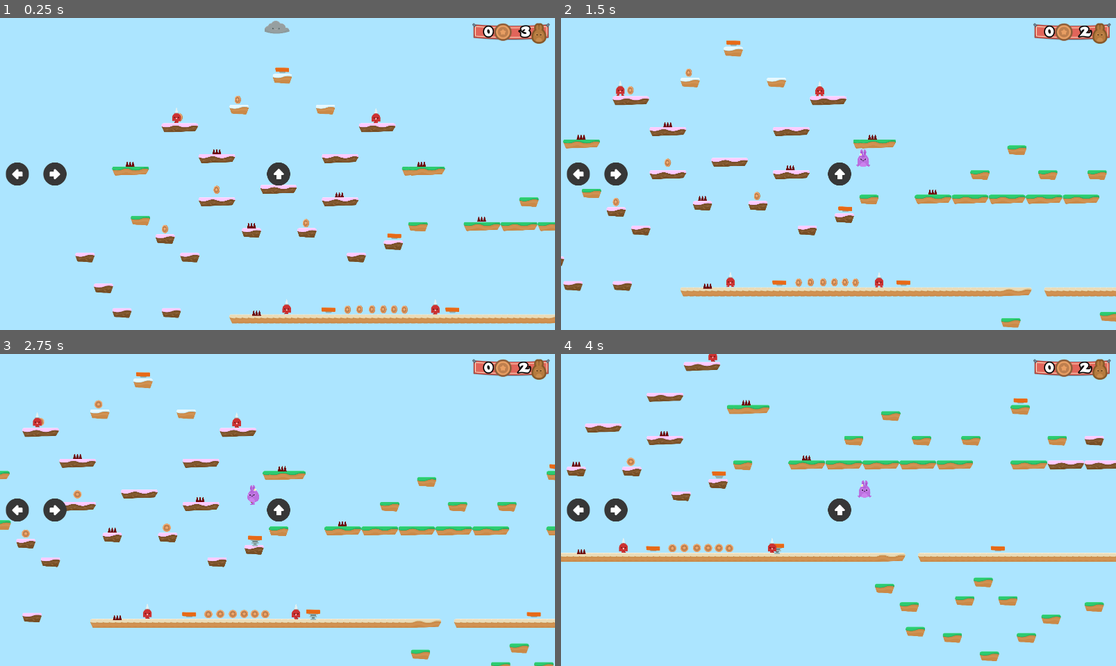
Above: before the commit, frames 1-4 (two rows, left to right).
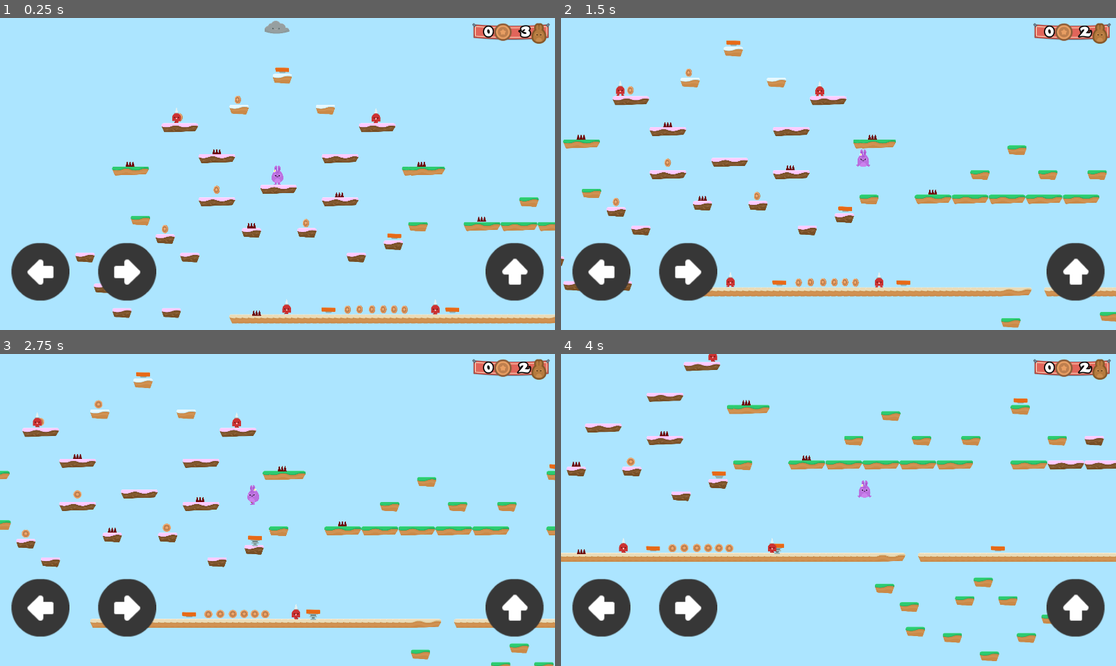
Above: after the commit, the same moments.

Repository: alexandrepeluchi/godot-udemy
Game: Godot game, scene res://Levels/Level1.tscn
Same seed, same stepped clock (60 frames per second), same inputs: the game is played once before the commit and once after it.
Inputs:
- Up to frame 1 (0.25 s): no input
- Up to frame 2 (1.5 s): hold D (right) from 0.53 s (still down); tap W (jump) at 0.77 s
- Up to frame 3 (2.75 s): tap W (jump) at 1.52 s; release D (right) at 2.03 s; hold A (left) from 2.03 s (still down)
- Up to frame 4 (4 s): release A (left) at 2.78 s; hold D (right) from 2.78 s (still down); tap W (jump) at 3.02, 3.77 s

The runs differ from the first frame. In frame 1, 5.5% of the frame differs, in the area x 1-98%, y 46-91%; in frame 2, 5.5%; in frame 3, 5.5%; in frame 4, 5.5%.

Commit message:
Corrigido o tamanho dos botões e posições dos mesmos na tela

Diff:
--- a/Hoppy Days/GUI/GUI.tscn
+++ b/Hoppy Days/GUI/GUI.tscn
@@ -81,19 +81,36 @@
 margin_bottom = 71.0
 texture = ExtResource( 2 )
 
-[node name="Gamepad" type="Node2D" parent="."]
+[node name="HBoxContainer" type="HBoxContainer" parent="Pontuacao"]
+anchor_left = 0.021
+anchor_top = 0.72
+anchor_right = 0.368
+anchor_bottom = 0.882
+__meta__ = {
+"_edit_use_anchors_": false
+}
 
-[node name="Left" type="TouchScreenButton" parent="Gamepad"]
-position = Vector2( 20, 500 )
+[node name="Left" type="TouchScreenButton" parent="Pontuacao/HBoxContainer"]
+scale = Vector2( 2.5, 2.5 )
 normal = ExtResource( 6 )
 action = "left"
 
-[node name="Right" type="TouchScreenButton" parent="Gamepad"]
-position = Vector2( 150, 500 )
+[node name="Right" type="TouchScreenButton" parent="Pontuacao/HBoxContainer"]
+position = Vector2( 300, 0 )
+scale = Vector2( 2.5, 2.5 )
 normal = ExtResource( 7 )
 action = "right"
 
-[node name="Jump" type="TouchScreenButton" parent="Gamepad"]
-position = Vector2( 923.941, 500 )
+[node name="HBoxContainer2" type="HBoxContainer" parent="Pontuacao"]
+anchor_left = 0.875
+anchor_top = 0.72
+anchor_right = 0.978
+anchor_bottom = 0.903
+__meta__ = {
+"_edit_use_anchors_": false
+}
+
+[node name="Jump" type="TouchScreenButton" parent="Pontuacao/HBoxContainer2"]
+scale = Vector2( 2.5, 2.5 )
 normal = ExtResource( 8 )
 action = "jump"
